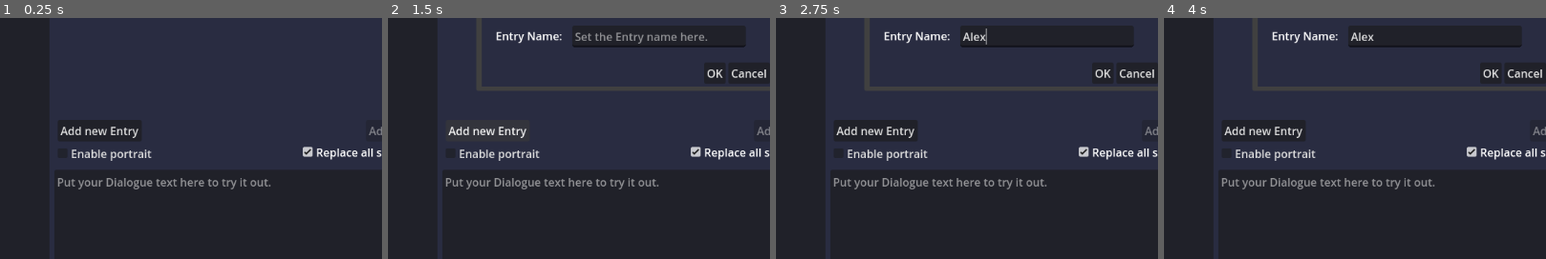
Above: before the commit, frames 1-4 (left to right).
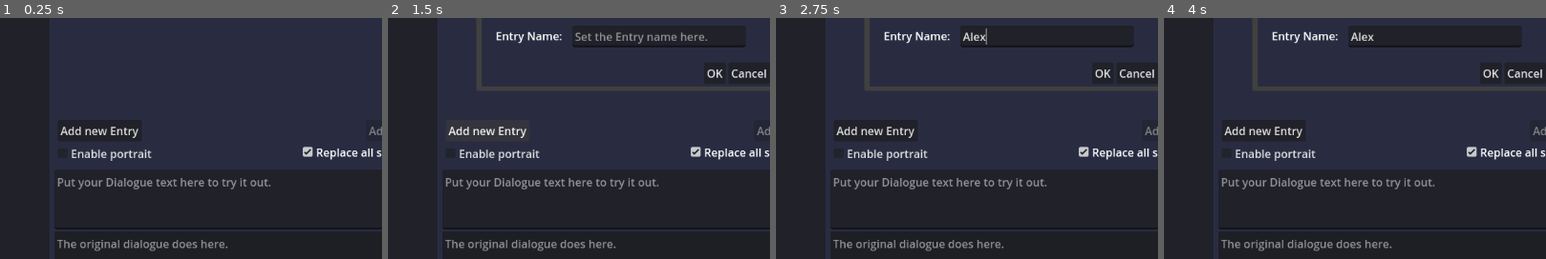
Above: after the commit, the same moments.

Repository: ryi3r/DialogueHelper
Game: Godot game, scene res://Main.tscn
Two runs of this game, one before a commit and one after it. Both use one fixed random seed, a clock stepped at 60 frames per second and the inputs below.
Inputs (mouse positions are % of the whole screen's width and height, from its top left):
- Up to frame 1 (0.25 s): no input
- Up to frame 2 (1.5 s): click (13, 9) at 0.52 s; type "12" at 0.6 s; click "Add new Entry" at 1.25 s
- Up to frame 3 (2.75 s): click (54, 49) at 2.02 s; type "Alex" at 2.1 s
- Up to frame 4 (4 s): click "Add new Entry" at 2.75 s; click "Go to" at 3.5 s
The pictures show only the part of the screen within x 19-69%, y 45-95%; the shares and areas given below are measured in that part.

The runs differ from the first frame. In frame 1, 0.8% of the frame differs, in the area x 15-60%, y 92-97%; in frame 2, 0.8%; in frame 3, 0.8%; in frame 4, 0.8%.

Commit message:
Godot4.4RC1 + Add original string entry

Diff:
--- a/Main.tscn
+++ b/Main.tscn
@@ -94,9 +94,19 @@
 offset_left = 283.0
 offset_top = 530.0
 offset_right = 870.0
-offset_bottom = 688.0
+offset_bottom = 616.0
 focus_mode = 1
 placeholder_text = "Put your Dialogue text here to try it out."
+
+[node name="OriginalDialogue" type="TextEdit" parent="DialogueEdit"]
+clip_contents = false
+layout_mode = 0
+offset_top = 89.0
+offset_right = 587.0
+offset_bottom = 158.0
+focus_mode = 1
+placeholder_text = "The original dialogue does here."
+editable = false
 
 [node name="EnablePortrait" type="CheckBox" parent="DialogueEdit"]
 layout_mode = 0
@@ -310,6 +320,7 @@
 [connection signal="pressed" from="Panel/MenuBar/Container/Search" to="." method="open_search_menu"]
 [connection signal="pressed" from="Panel/MenuBar/Container/ReloadStyle" to="." method="_on_reload_style_pressed"]
 [connection signal="text_changed" from="DialogueEdit" to="." method="_on_dialogue_edit_text_changed"]
+[connection signal="text_changed" from="DialogueEdit/OriginalDialogue" to="." method="_on_dialogue_edit_text_changed"]
 [connection signal="pressed" from="DialogueEdit/AddEntry" to="." method="_on_add_entry_pressed"]
 [connection signal="pressed" from="DialogueEdit/AddString" to="." method="_on_add_string_pressed"]
 [connection signal="text_changed" from="EntrySearch" to="." method="entry_search_text_changed"]
--- a/Scripts/Handle.gd
+++ b/Scripts/Handle.gd
@@ -50,6 +50,7 @@
 var layers := 5
 var layer_strings := []
 var layer_colors := []
+var og_str := ""
 
 var strings := {}
 var string_table := {}
--- a/Scripts/IFileHandler.gd
+++ b/Scripts/IFileHandler.gd
@@ -107,6 +107,7 @@
 		Handle.main_node.similar_entries.call_deferred("clear")
 
 		Handle.entry_names.clear()
+		Handle.og_str = ""
 		for _i in range(Handle.layer_strings.size()):
 			Handle.layer_strings[_i] = ""
 		for _i in range(Handle.layer_colors.size()):
--- a/Scripts/MainNode.gd
+++ b/Scripts/MainNode.gd
@@ -8,6 +8,7 @@
 @onready var similar_entries: ItemList = $SimilarEntries/ItemList
 @onready var box: WBox = $Box
 @onready var dialogue_edit: TextEdit = $DialogueEdit
+@onready var original_dialogue: TextEdit = $DialogueEdit/OriginalDialogue
 @onready var current_layer_node: SpinBox = $DisplaySettings/CurrentLayer/Num
 @onready var current_box_node: SpinBox = $DisplaySettings/CurrentBox/Num
 @onready var current_font_node: SpinBox = $DisplaySettings/CurrentFont/Num
@@ -88,6 +89,7 @@
 		box.size.y = tree.root.size.y - (700 - 400)
 		dialogue_edit.position.y = tree.root.size.y - (700 - 530)
 		dialogue_edit.size.x = tree.root.size.x - (1100 - 587)
+		original_dialogue.size.x = tree.root.size.x - (1100 - 587)
 		add_string.position.x = (dialogue_edit.size.x - 587) + 449
 		replace_similar.position.x = (dialogue_edit.size.x - 587) + 353
 		dialogue_selector.size.y = tree.root.size.y - (700 - 602)
@@ -102,6 +104,7 @@
 		current_layer = int(current_layer_node.value) - 1
 		current_color_node.color = Handle.layer_colors[current_layer]
 		dialogue_edit.text = Handle.layer_strings[current_layer]
+		original_dialogue.text = Handle.layer_strings[current_layer]
 	if current_font_node.value - 1 != current_font_id:
 		update_font(int(current_font_node.value - 1))
 		if dialogue_selector.get_selected_items().size() > 0:
@@ -131,6 +134,7 @@
 	if Handle.layer_colors[current_layer] != current_color_node.color:
 		Handle.is_modified = true
 		Handle.layer_colors[current_layer] = current_color_node.color
+	original_dialogue.text = Handle.og_str
 	if dialogue_selector.get_selected_items().size() > 0:
 		var _item := dialogue_selector.get_item_text(dialogue_selector.get_selected_items()[0])
 		if Handle.strings.has(_item):
@@ -183,6 +187,7 @@
 		var _stri: IStringContainer = Handle.strings[_item][_index]
 		Handle.layer_strings = _stri.layer_strings
 		Handle.layer_colors = _stri.layer_colors
+		Handle.og_str = _stri.original_content
 		var _t := create_tween()
 		_t.tween_callback(func() -> void:
 			current_font_node.set_value(_stri.font_style + 1)
@@ -212,6 +217,7 @@
 			var _stri: IStringContainer = _it[index]
 			Handle.layer_strings = _stri.layer_strings
 			Handle.layer_colors = _stri.layer_colors
+			Handle.og_str = _stri.original_content
 			var _t := create_tween()
 			_t.tween_callback(func() -> void:
 				current_font_node.set_value(_stri.font_style + 1)
@@ -390,6 +396,8 @@
 		Handle.layer_colors[_i] = Color.WHITE
 	for _i in range(Handle.layer_strings.size()):
 		Handle.layer_strings[_i] = ""
+	Handle.og_str = ""
+	original_dialogue.text = ""
 	dialogue_edit.text = ""
 	current_color_node.color = Color.WHITE
 	current_font_node.value = current_font_node.min_value
--- a/Subwindows/Box.tscn
+++ b/Subwindows/Box.tscn
@@ -1,11 +1,11 @@
 [gd_scene load_steps=3 format=3 uid="uid://d4chixre3rvi5"]
 
-[ext_resource type="Script" path="res://Scripts/Subwindows/Box.gd" id="1_lmt1w"]
-[ext_resource type="Script" path="res://Scripts/Subwindows/BoxHandler.gd" id="2_ao570"]
+[ext_resource type="Script" uid="uid://ju07hehhu3a" path="res://Scripts/Subwindows/Box.gd" id="1_lmt1w"]
+[ext_resource type="Script" uid="uid://8rqr5re51774" path="res://Scripts/Subwindows/BoxHandler.gd" id="2_ao570"]
 
 [node name="Box" type="ScrollContainer"]
 texture_filter = 1
-custom_minimum_size = Vector2(580, 400)
+custom_minimum_size = Vector2(64, 400)
 script = ExtResource("1_lmt1w")
 
 [node name="Handler" type="Control" parent="."]
Not shown: 1 places in Main.tscn that only renumber resources
Not shown, added: Scripts/FileFormat.gd.uid
Not shown, added: Scripts/Handle.gd.uid
Not shown, added: Scripts/IBox.gd.uid
Not shown, added: Scripts/IFileHandler.gd.uid
Not shown, added: Scripts/IFont.gd.uid
Not shown, added: Scripts/IFormatEntry.gd.uid
Not shown, added: Scripts/IGit.gd.uid
Not shown, added: Scripts/IGitConflict.gd.uid
Not shown, added: Scripts/IGitResponse.gd.uid
Not shown, added: Scripts/IGlyph.gd.uid
Not shown, added: Scripts/ILastEdited.gd.uid
(and 25 more such lines)
